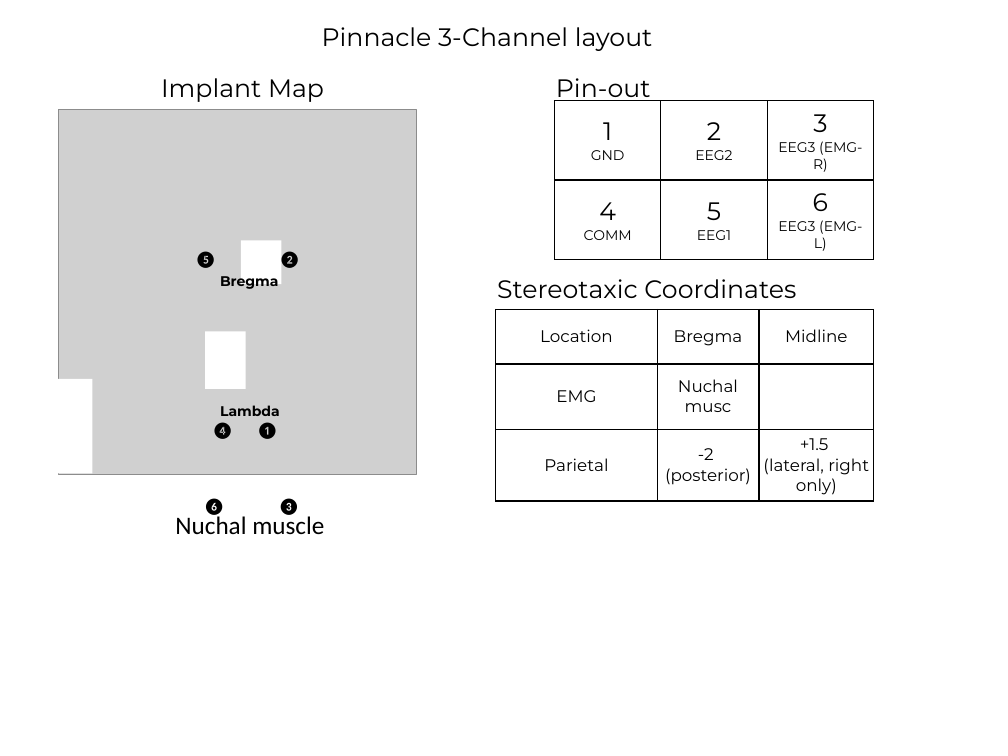
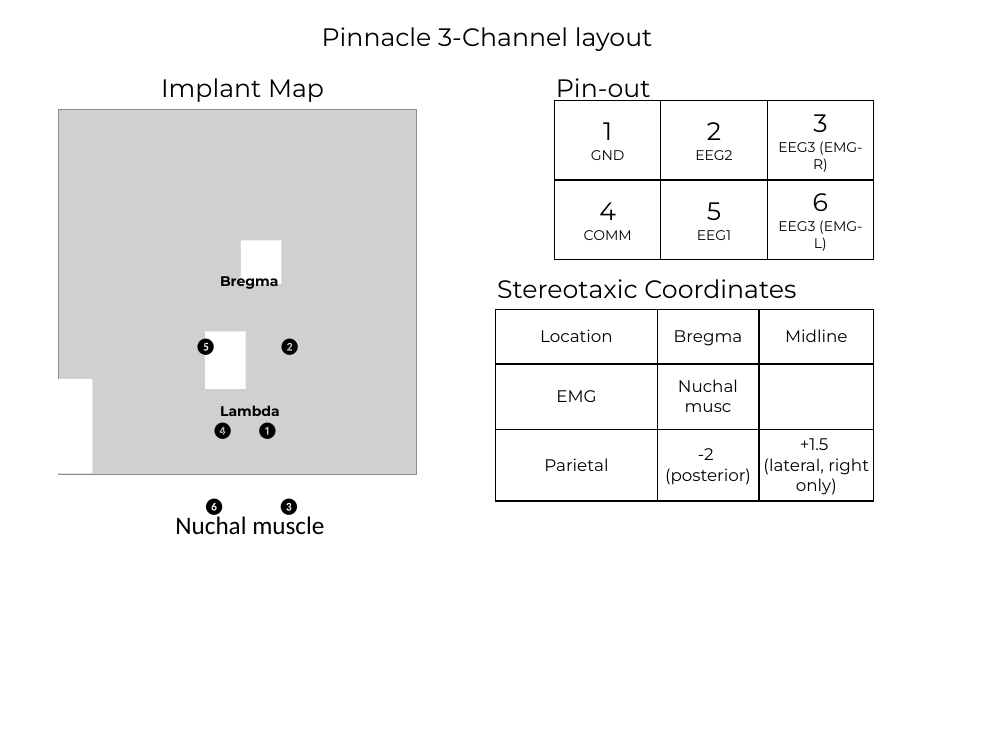
Before and after one commit to korkam/KamLab, a slide deck: slide 1 of _Experiments/_PROTOCOLs/_Surgery/_templates/RPC-EMG layout.pptx. Drawn at 1008x756 pixels with LibreOffice and Linux fonts; fonts in the diff are those of the drawing; grey boxes stand for pictures. Boxes give left, top, right and bottom in pixels: in the first picture for what was removed or moved away, otherwise in the second. Text is boxed around its words. In the diff, an @@ line names an element or a change of style, - is before the commit and + after.

```diff
--- a/_Experiments/_PROTOCOLs/_Surgery/_templates/RPC-EMG layout.pptx
+++ b/_Experiments/_PROTOCOLs/_Surgery/_templates/RPC-EMG layout.pptx
@@ text "❺": place and size @@
-text "❺" at <box>195,251,217,269</box>
+text "❺" at <box>195,338,217,356</box>
@@ text "❷": place and size @@
-text "❷" at <box>279,251,301,269</box>
+text "❷" at <box>279,338,301,356</box>
```
Also in this commit, not shown: 7 other files.
